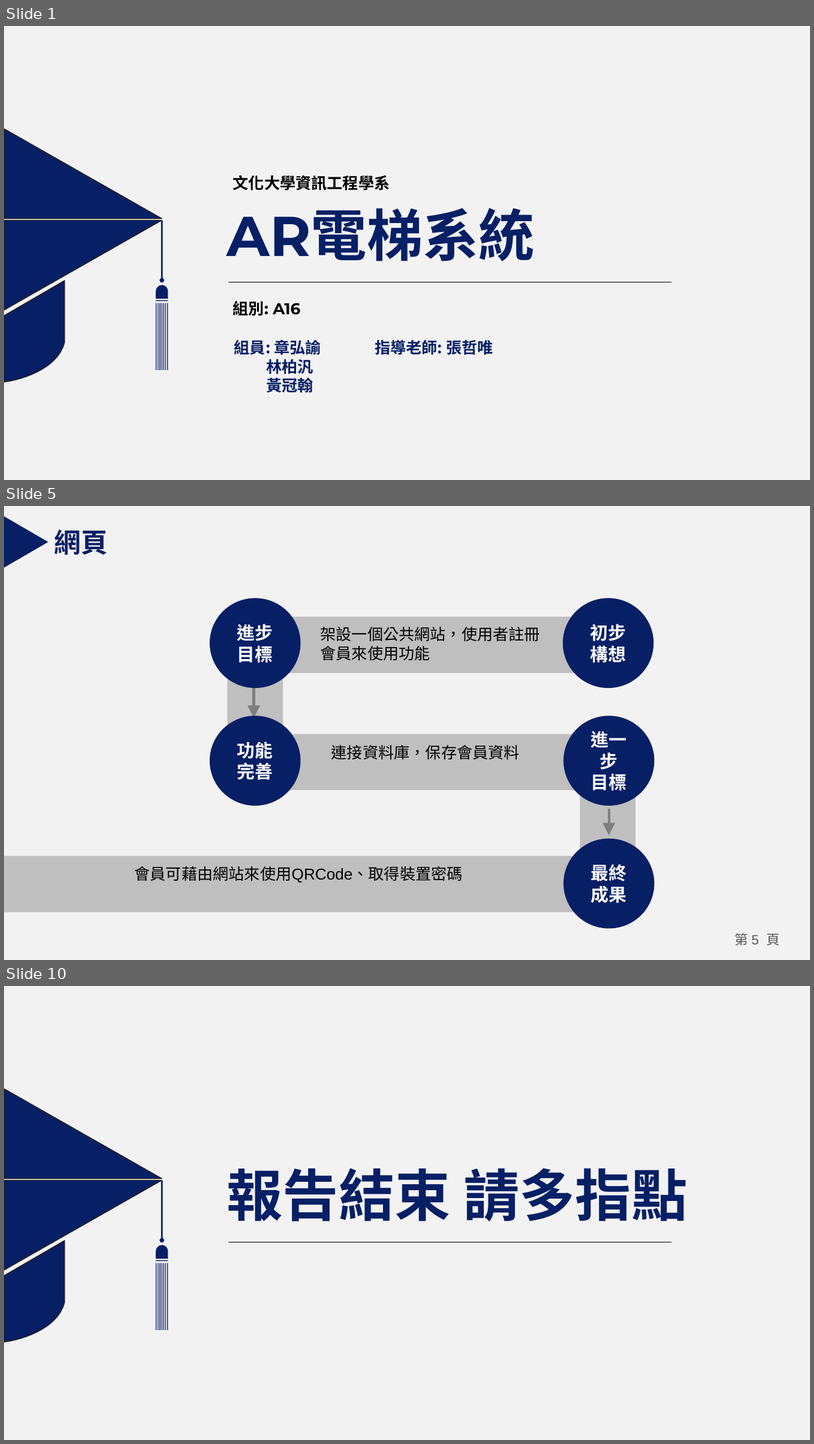
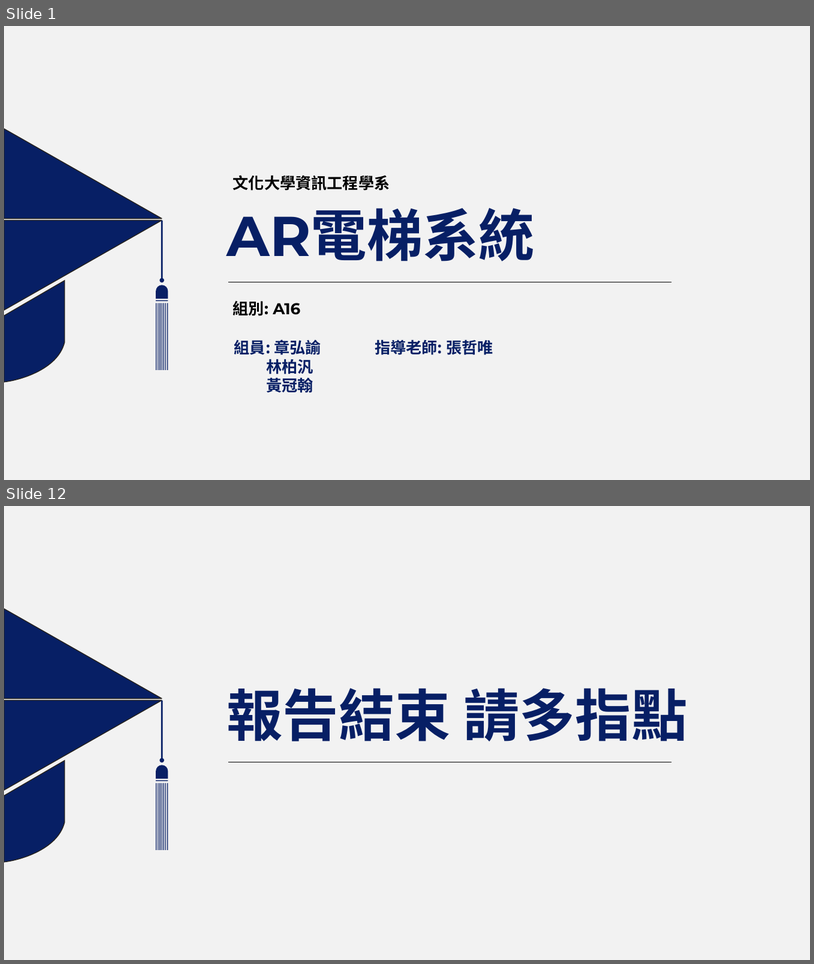
Before and after one commit to Johnnychang889/ARelevator, a slide deck: A16專題期末報告.pptx. Shown one above the other, each under a label of ours: slides 1, 5 and 10 before the commit, slides 1 and 12 after it; the slides between them are not shown. The pictures are 814x1444 and 814x964 pixels, drawn with LibreOffice and Linux fonts; fonts in the diff are those of the drawing. Boxes give left, top, right and bottom in pixels: in the first picture for what was removed or moved away, otherwise in the second. Text is boxed around its words. In the diff, an @@ line names an element or a change of style, - is before the commit and + after.

```diff
--- a/A16專題期末報告.pptx
+++ b/A16專題期末報告.pptx
@@ slide 5 removed at [4,506,810,960], background #F2F2F2 @@
@@ triangle removed at [5,516,49,568] @@
@@ text removed at [54,529,108,555] @@
-網頁
@@ ellipse removed at [210,598,301,687] @@
-進步
-目標
@@ ellipse removed at [563,598,654,687] @@
-初步
-構想
@@ rectangle removed at [227,616,283,790] @@
@@ rectangle removed at [281,616,636,673] @@
@@ text removed at [321,627,540,660] @@
-架設一個公共網站，使用者註冊會員來使用功能
@@ arrow removed from (254, 688) to (254, 718) @@
@@ ellipse removed at [210,715,301,805] @@
-功能完善
@@ ellipse removed at [564,715,655,805] @@
-進一步
-目標
@@ rectangle removed at [248,734,635,790] @@
@@ text removed at [332,745,520,759] @@
-連接資料庫，保存會員資料
@@ rectangle removed at [581,761,636,915] @@
@@ arrow removed from (609, 808) to (609, 835) @@
@@ ellipse removed at [564,838,655,928] @@
-最終成果
@@ rectangle removed at [4,856,624,912] @@
@@ text removed at [135,866,463,882] @@
-會員可藉由網站來使用QRCode、取得裝置密碼
@@ page number removed at [735,933,780,945] @@
-第 5 頁
@@ what was slide 10 is now slide 12 @@
```
Also in this commit, not shown: 5 slides changed, 5 slides added, 2 other slides removed, 1 other file.
